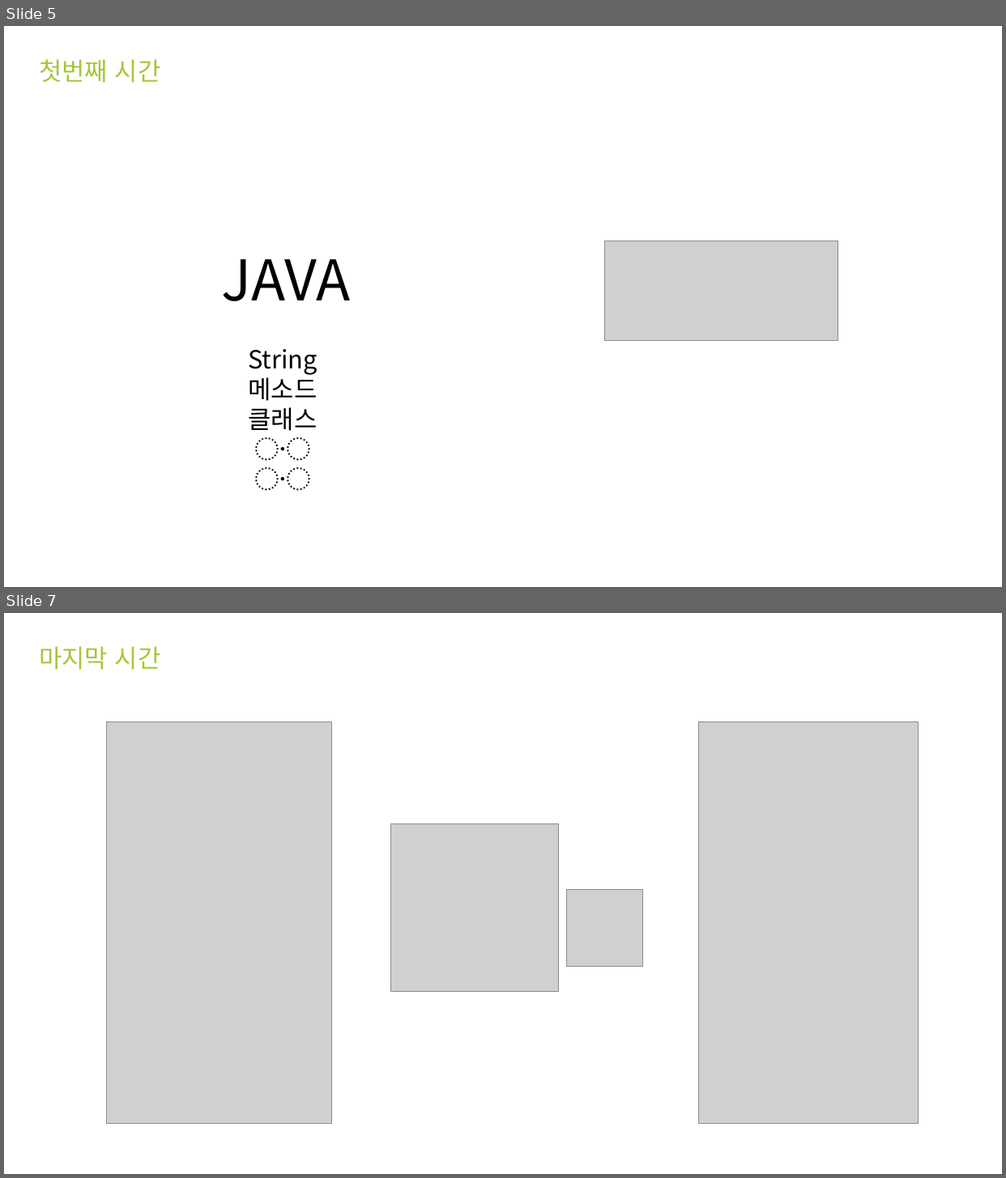
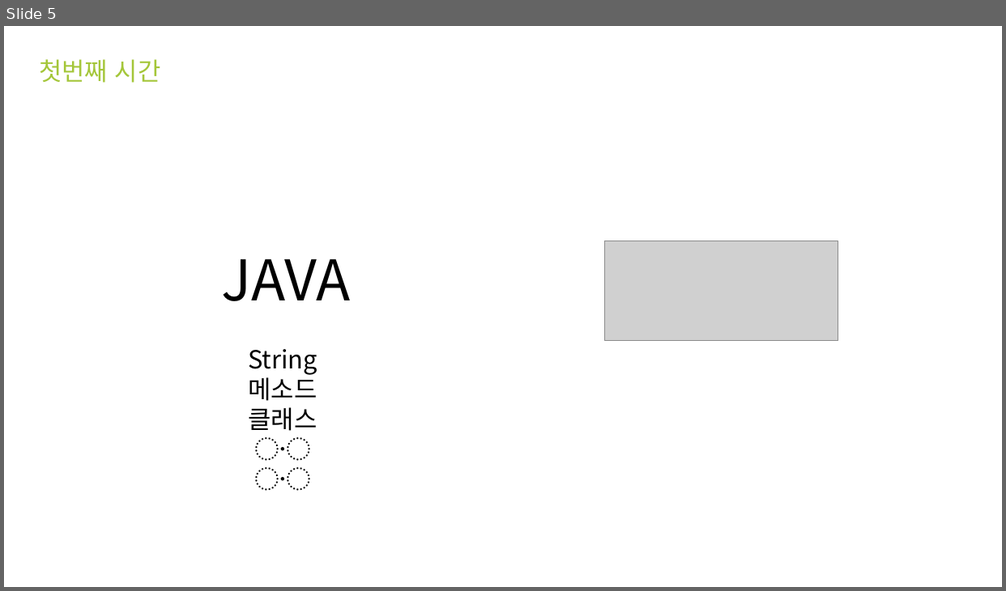
Before and after one commit to SinaGram-DSM/Tasting, a slide deck: Android/Android.pptx. Shown one above the other, each under a label of ours: slides 5 and 7 before the commit, slide 5 after it; the slides between them are not shown. The pictures are 1006x1178 and 1006x591 pixels, drawn with LibreOffice and Linux fonts; fonts in the diff are those of the drawing; grey boxes stand for pictures. Boxes give left, top, right and bottom in pixels: in the first picture for what was removed or moved away, otherwise in the second. Text is boxed around its words. In the diff, an @@ line names an element or a change of style, - is before the commit and + after.

```diff
--- a/Android/Android.pptx
+++ b/Android/Android.pptx
@@ slide 7 removed at [4, 613, 1002, 1174], background #FFFFFF @@
@@ text removed at [39, 646, 161, 670] @@
-마지막 시간
@@ picture removed at [107, 722, 332, 1124] @@
@@ picture removed at [699, 722, 918, 1124] @@
@@ picture removed at [390, 824, 559, 992] @@
@@ picture removed at [566, 890, 642, 966] @@
```
Also in this commit, not shown: 13 slides added, 1 other slide removed.
